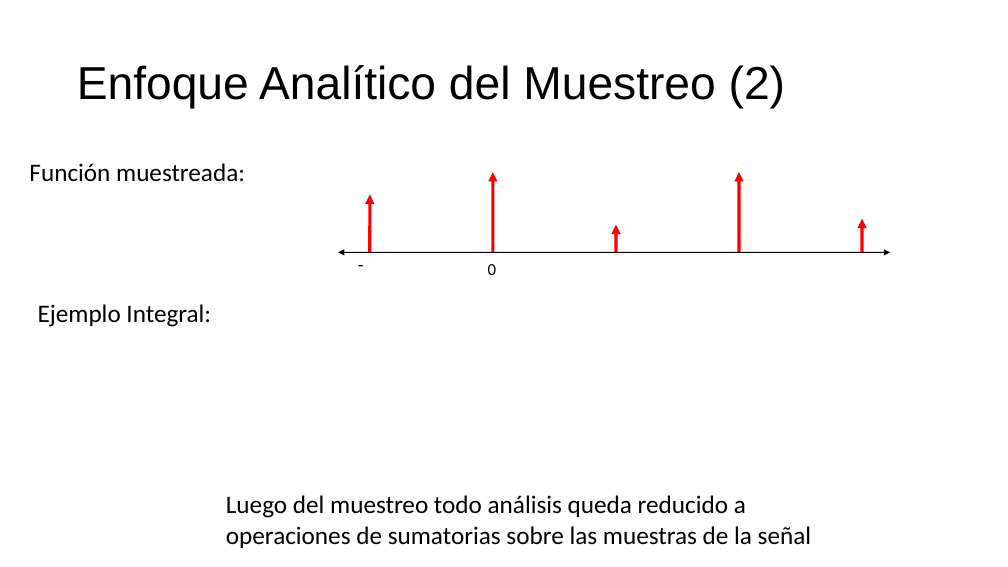
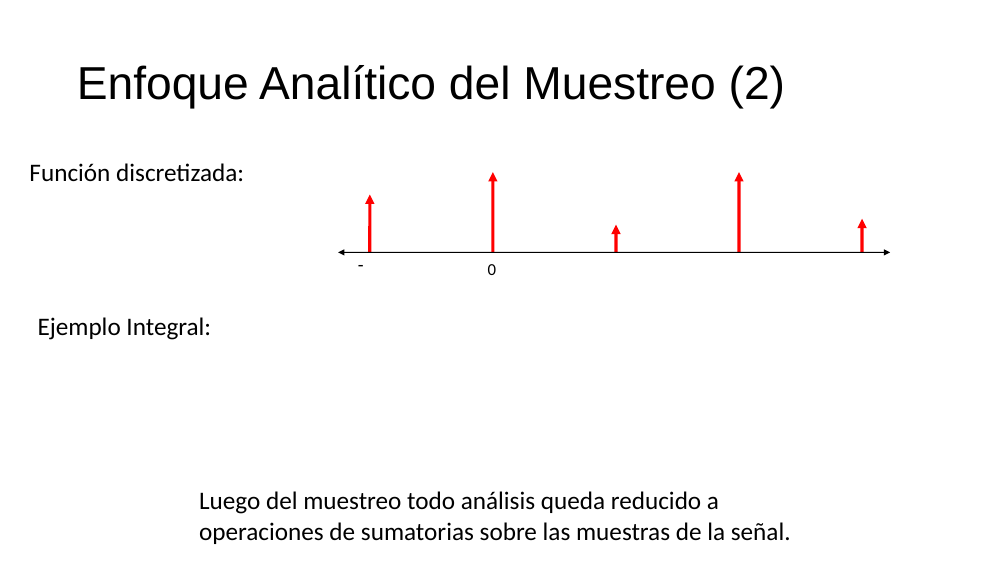
Before and after one commit to ferchaure/clase_wavelets, a slide deck: slide 6 of Introducción al Análisis Wavelet en Matlab.odp. Drawn at 1008x567 pixels with LibreOffice and Linux fonts; fonts in the diff are those of the drawing. Boxes give left, top, right and bottom in pixels: in the first picture for what was removed or moved away, otherwise in the second. Text is boxed around its words. In the diff, an @@ line names an element or a change of style, - is before the commit and + after.

```diff
--- a/Introducción al Análisis Wavelet en Matlab.odp
+++ b/Introducción al Análisis Wavelet en Matlab.odp
@@ free "Función discretizada:": place and size @@
-free "Función discretizada:" at bbox=[22, 152, 262, 220]
+free "Función discretizada:" at bbox=[22, 152, 262, 231]
@@ text in free at bbox=[29, 163, 244, 182]: text changed @@
-Función muestreada:
+Función discretizada:
@@ free "Ejemplo Integral:": place and size @@
-free "Ejemplo Integral:" at bbox=[30, 294, 240, 332]
+free "Ejemplo Integral:" at bbox=[30, 306, 240, 344]
@@ free "Luego del muestreo todo análisis ...": place and size @@
-free "Luego del muestreo todo análisis ..." at bbox=[219, 485, 846, 554]
+free "Luego del muestreo todo análisis ..." at bbox=[192, 481, 820, 549]
@@ text in free at bbox=[199, 491, 791, 544]: text changed @@
-Luego del muestreo todo análisis queda reducido a operaciones de sumatorias sobre las muestras de la señal
+Luego del muestreo todo análisis queda reducido a operaciones de sumatorias sobre las muestras de la señal.
```
Also in this commit, not shown: 18 other slides changed, 2 slides added, 1 slide removed.
